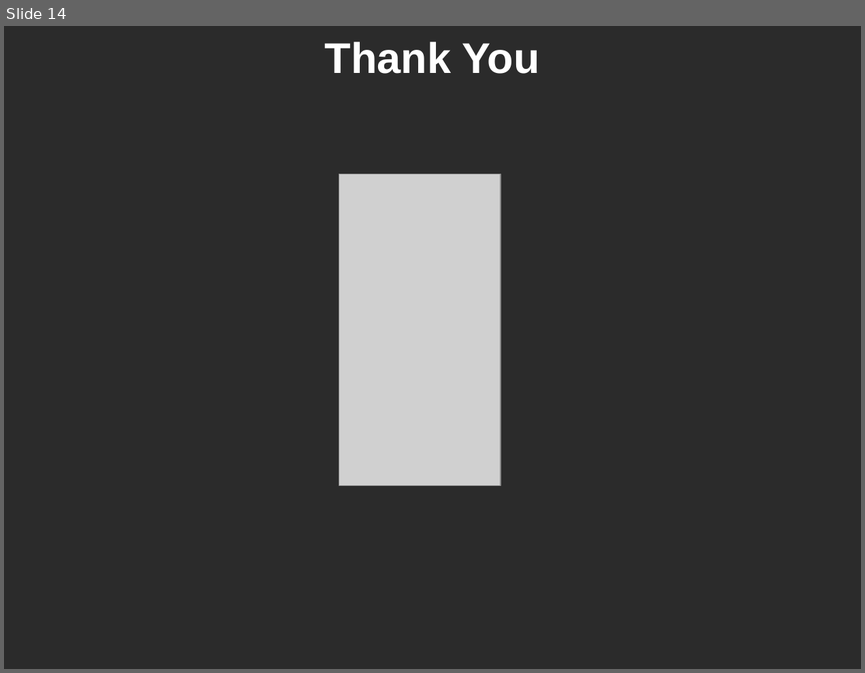
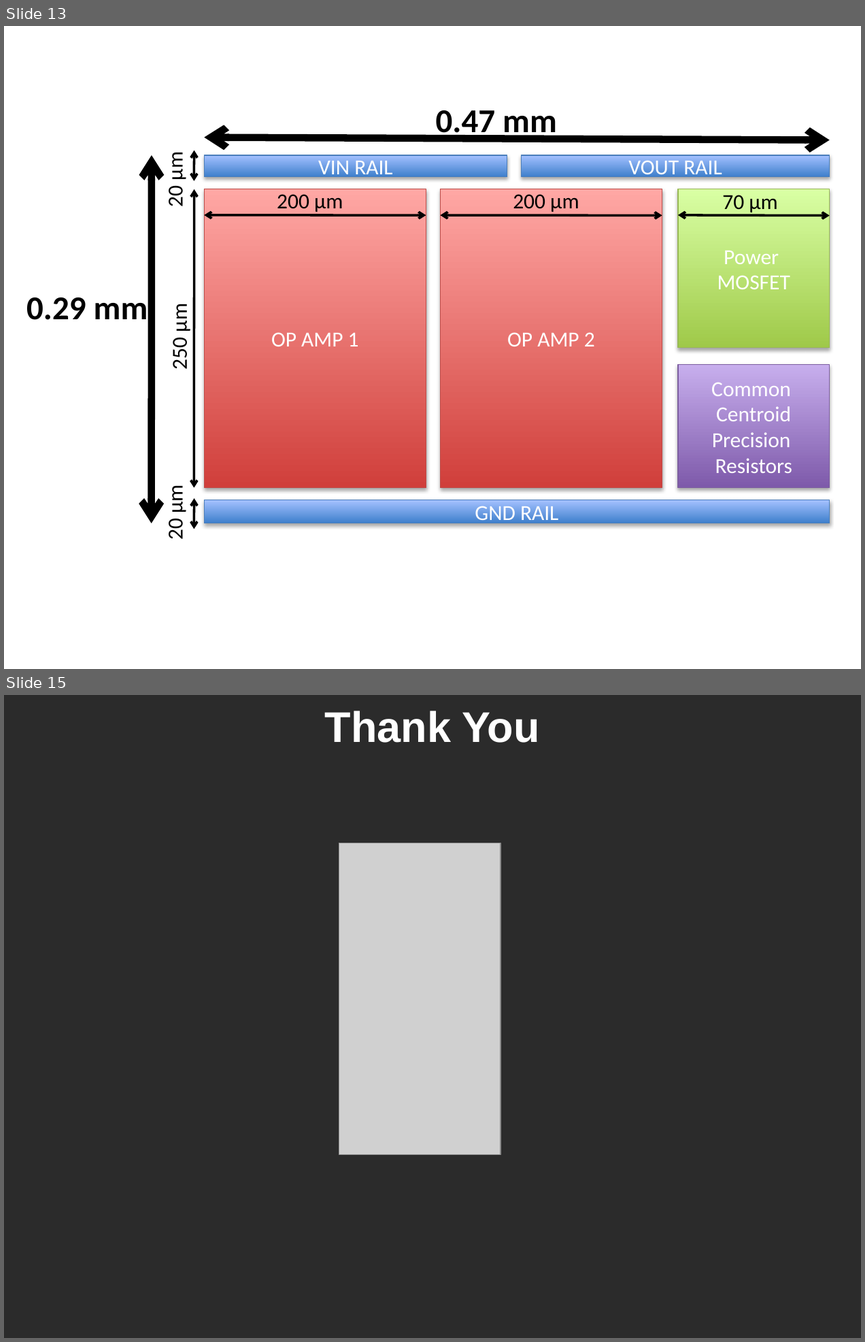
Before and after one commit to ominux/ece532, a slide deck: project/april_11/john.pptx. Shown one above the other, each under a label of ours: slide 14 before the commit, slides 13 and 15 after it; the slides between them are not shown. The pictures are 865x673 and 865x1342 pixels, drawn with LibreOffice and Linux fonts; fonts in the diff are those of the drawing; grey boxes stand for pictures; background and template pictures are left out; a plain dark background stands for a picture behind light text. Boxes give left, top, right and bottom in pixels: in the first picture for what was removed or moved away, otherwise in the second. Text is boxed around its words. In the diff, an @@ line names an element or a change of style, - is before the commit and + after.

```diff
--- a/project/april_11/john.pptx
+++ b/project/april_11/john.pptx
@@ slide 13 added at [4, 26, 861, 669], background picture (left out) @@
@@ text added at [4, 26, 861, 87], 36 pt, text #FFFFFF, bold @@
+Layout Floorplan
@@ text added at [436, 110, 557, 140], 28 pt, text #000000, bold @@
+0.47 mm
@@ double arrow added from (829, 140) to (205, 138), #000000 6 pt @@
@@ double arrow added from (152, 523) to (152, 155), #000000 6 pt @@
@@ text added at [162, 155, 188, 206], 18 pt, text #000000 @@
+20 μm
@@ double arrow added from (194, 150) to (194, 181), #000000 2 pt @@
@@ rectangle added at [205, 155, 508, 177], fill gradient #3F80CE to #A4C4FF, outline #4B7EBC 0.75 pt, 18 pt, text #FFFFFF @@
+VIN RAIL
@@ rectangle added at [521, 155, 829, 177], fill gradient #3F80CE to #A4C4FF, outline #4B7EBC 0.75 pt, 18 pt, text #FFFFFF @@
+VOUT RAIL
@@ double arrow added from (194, 189) to (194, 488), #000000 2 pt @@
@@ rectangle added at [205, 189, 426, 487], fill gradient #D1403C to #FFA6A5, outline #BF4C48 0.75 pt, 18 pt, text #FFFFFF @@
+OP AMP 1
@@ rectangle added at [440, 189, 662, 487], fill gradient #D1403C to #FFA6A5, outline #BF4C48 0.75 pt, 18 pt, text #FFFFFF @@
+OP AMP 2
@@ rectangle added at [677, 189, 829, 347], fill gradient #A0CA4A to #DAFFA5, outline #98B955 0.75 pt, 18 pt, text #FFFFFF @@
+Power
+MOSFET
@@ text added at [277, 194, 343, 212], 18 pt, text #000000 @@
+200 μm
@@ text added at [513, 194, 579, 212], 18 pt, text #000000 @@
+200 μm
@@ text added at [722, 195, 777, 212], 18 pt, text #000000 @@
+70 μm
@@ double arrow added from (426, 215) to (205, 215), #000000 2 pt @@
@@ double arrow added from (662, 215) to (440, 215), #000000 2 pt @@
@@ double arrow added from (829, 215) to (677, 215), #000000 2 pt @@
@@ text added at [26, 292, 148, 327], 28 pt, text #000000, bold @@
+0.29 mm
@@ text added at [167, 306, 192, 369], 18 pt, text #000000 @@
+250 μm
@@ rectangle added at [677, 365, 829, 487], fill gradient #7F5BAB to #C8B0ED, outline #7D60A0 0.75 pt, 18 pt, text #FFFFFF @@
+Common
+Centroid
+Precision
+Resistors
@@ text added at [162, 487, 188, 539], 18 pt, text #000000 @@
+20 μm
@@ double arrow added from (194, 498) to (194, 529), #000000 2 pt @@
@@ rectangle added at [205, 500, 830, 523], fill gradient #3F80CE to #A4C4FF, outline #4B7EBC 0.75 pt, 18 pt, text #FFFFFF @@
+GND RAIL
@@ what was slide 14 is now slide 15 @@
```
Also in this commit, not shown: 5 slides changed, 1 other slide added, 1 slide removed.
